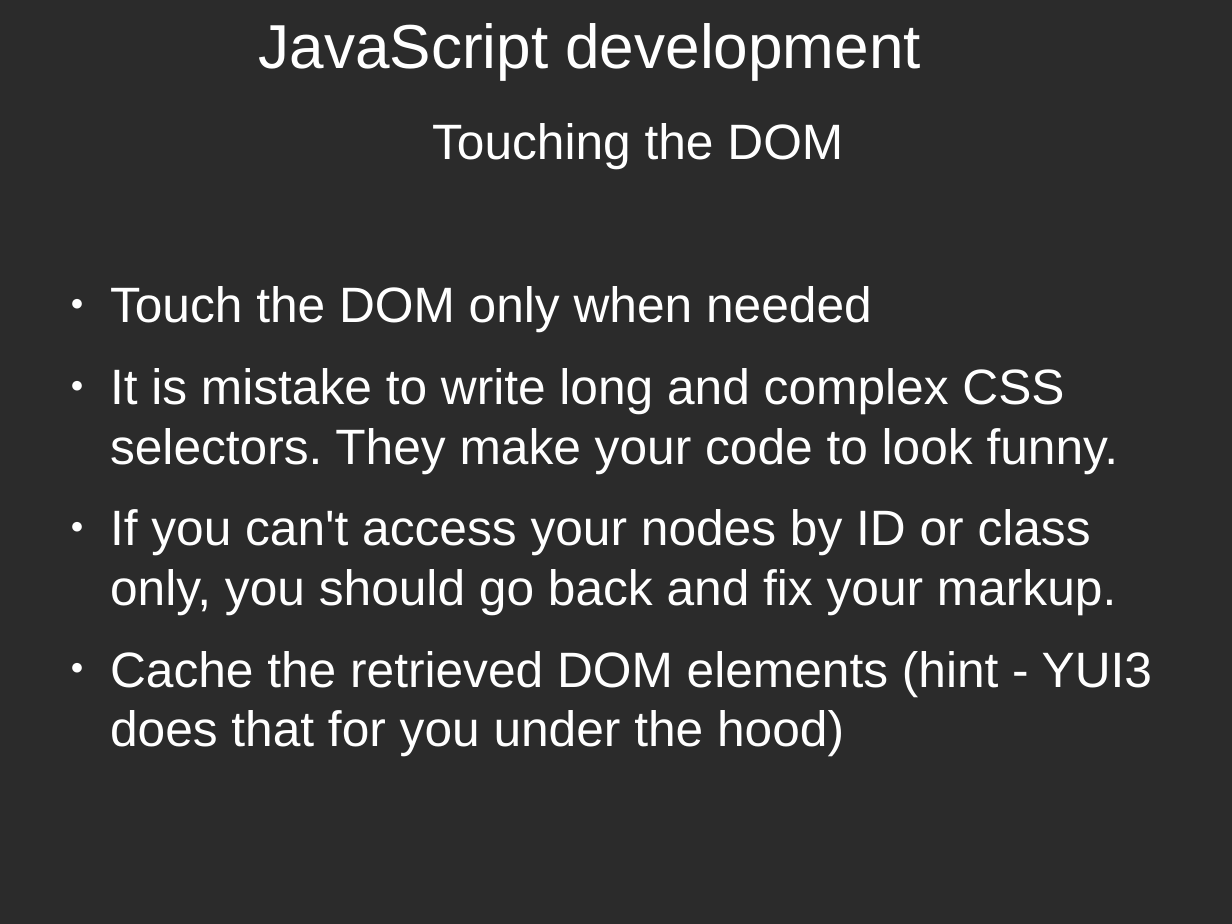
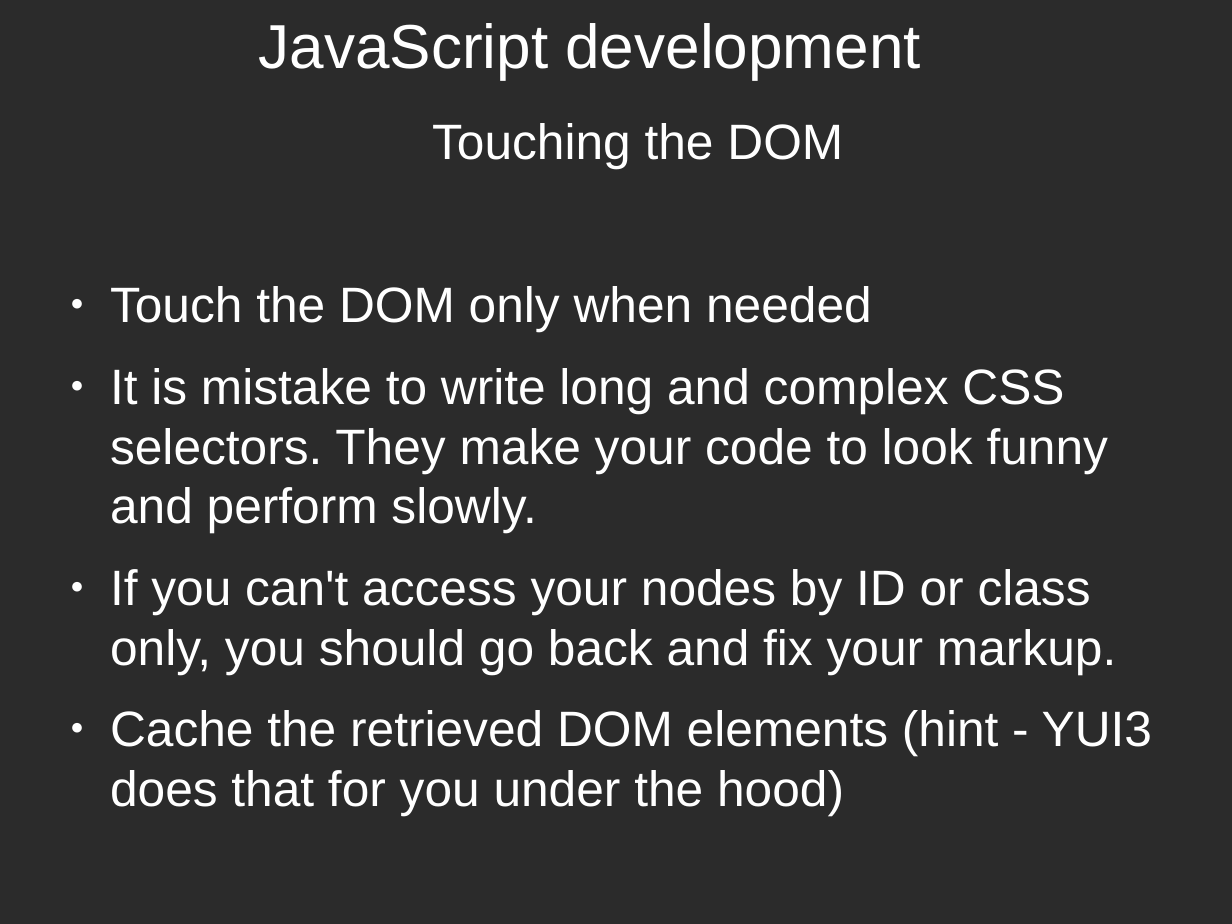
Before and after one commit to ipeychev/liferay-tech-talks, a slide deck: slide 21 of ResponsibleWebDevelopment/ResponsibleWebDevelopment.odp. Drawn at 1232x924 pixels with LibreOffice and Linux fonts; fonts in the diff are those of the drawing; background and template pictures are left out; a plain dark background stands for a picture behind light text. Boxes give left, top, right and bottom in pixels: in the first picture for what was removed or moved away, otherwise in the second. Text is boxed around its words. In the diff, an @@ line names an element or a change of style, - is before the commit and + after.

Commit message:
Added .ppt version of Responsible Web Development presentation

```diff
--- a/ResponsibleWebDevelopment/ResponsibleWebDevelopment.odp
+++ b/ResponsibleWebDevelopment/ResponsibleWebDevelopment.odp
@@ text at <box>110,368,1108,533</box>: text changed @@
-● It is mistake to write long and complex CSS selectors. They make your code to look funny.
+● It is mistake to write long and complex CSS selectors. They make your code to look funny and perform slowly.
```
